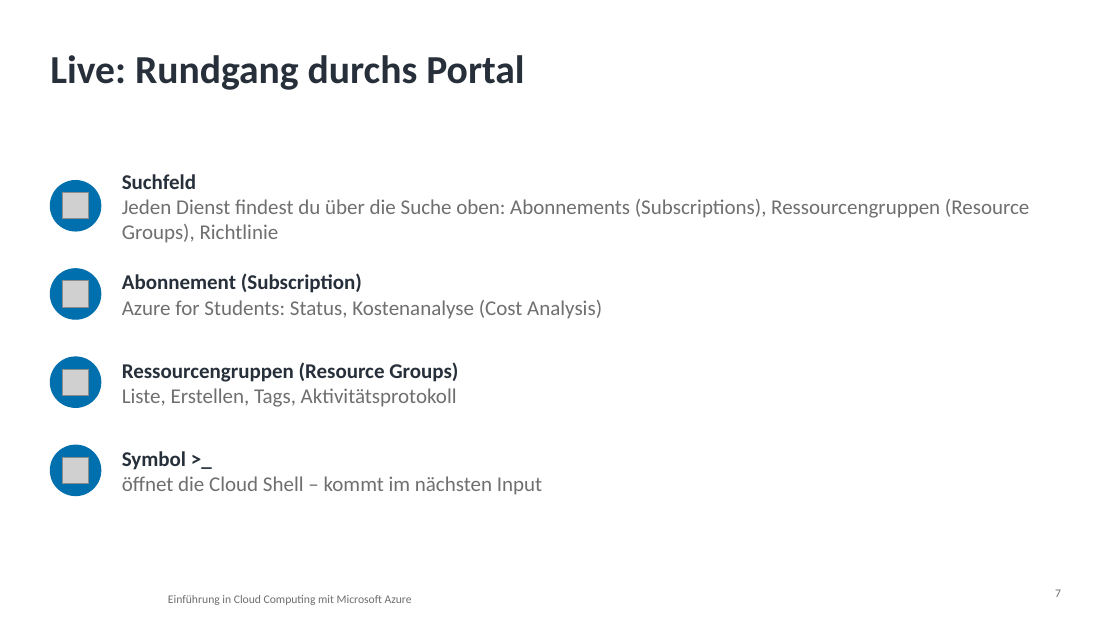
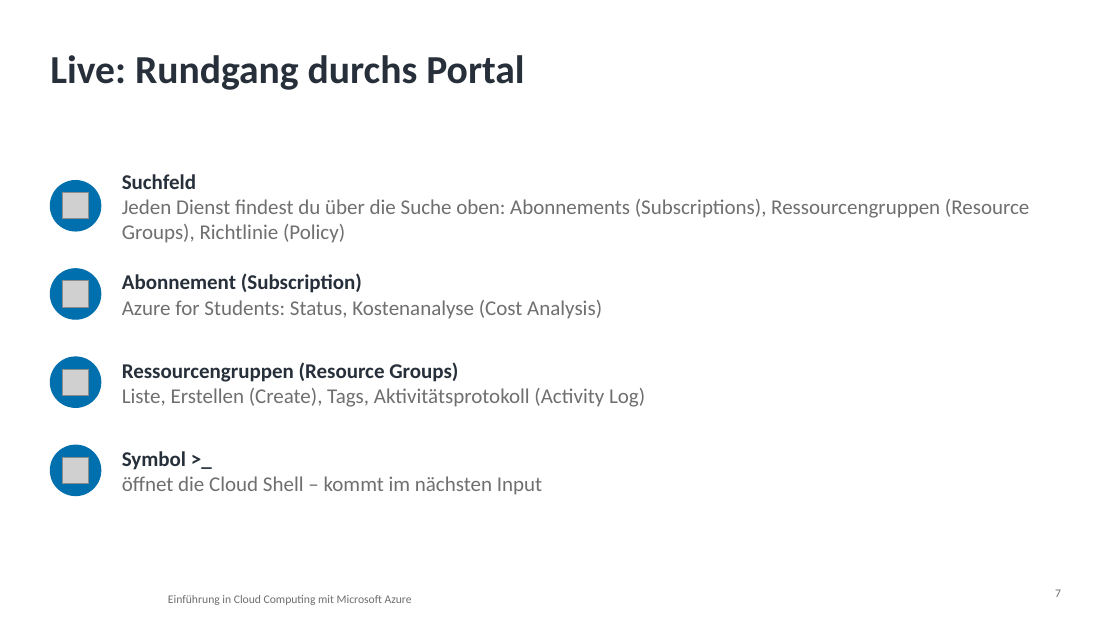
Before and after one commit to pat-teacher/azure-basics-training, a slide deck: slide 7 of praesentationen/input-03-azure-aufbau.pptx. Drawn at 1120x630 pixels with LibreOffice and Linux fonts; fonts in the diff are those of the drawing; grey boxes stand for pictures; background and template pictures are left out. Boxes give left, top, right and bottom in pixels: in the first picture for what was removed or moved away, otherwise in the second. Text is boxed around its words. In the diff, an @@ line names an element or a change of style, - is before the commit and + after.

```diff
--- a/praesentationen/input-03-azure-aufbau.pptx
+++ b/praesentationen/input-03-azure-aufbau.pptx
@@ text at bbox=[122, 199, 1029, 243]: text changed @@
-Jeden Dienst findest du über die Suche oben: Abonnements (Subscriptions), Ressourcengruppen (Resource Groups), Richtlinie
+Jeden Dienst findest du über die Suche oben: Abonnements (Subscriptions), Ressourcengruppen (Resource Groups), Richtlinie (Policy)
@@ text at bbox=[122, 388, 645, 407]: text changed @@
-Liste, Erstellen, Tags, Aktivitätsprotokoll
+Liste, Erstellen (Create), Tags, Aktivitätsprotokoll (Activity Log)
```
Also in this commit, not shown: 1 other slide changed, 3 other files.
